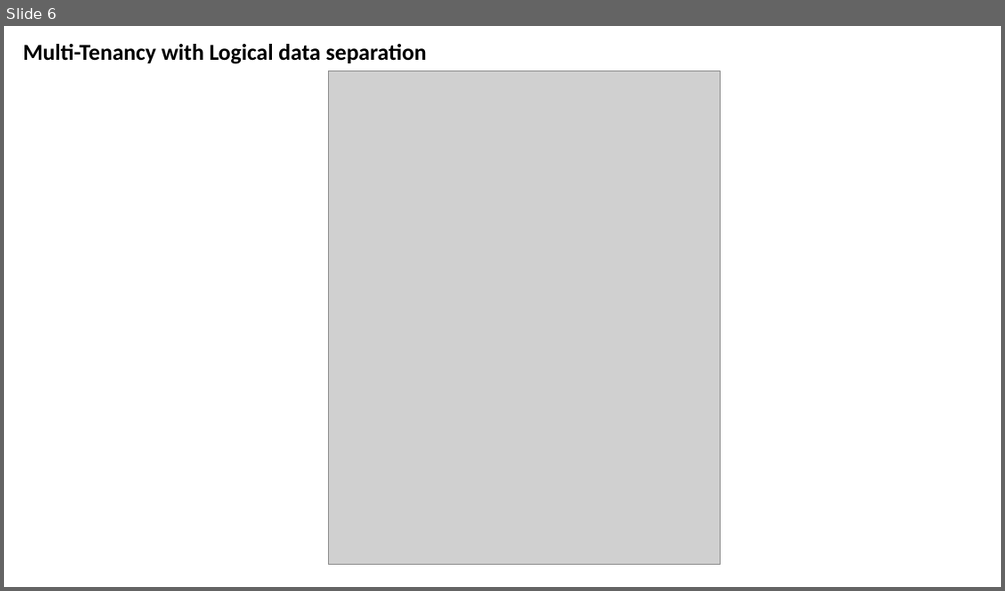
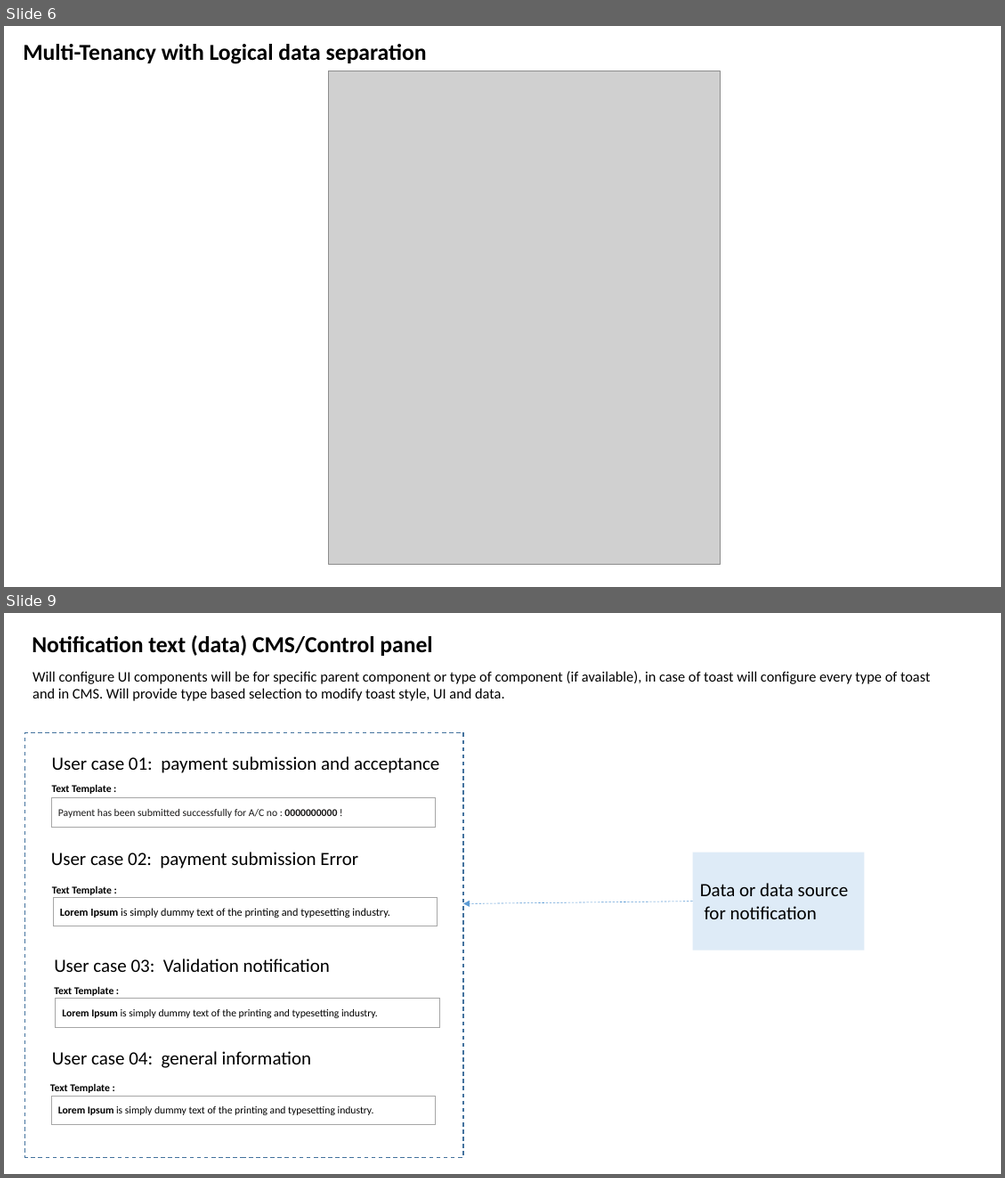
Before and after one commit to Sandeep821/Multi-Tenant-React-App, a slide deck: docs/MultiTenant App.pptx. Shown one above the other, each under a label of ours: slide 6 before the commit, slides 6 and 9 after it; the slides between them are not shown. The pictures are 1005x591 and 1005x1178 pixels, drawn with LibreOffice and Linux fonts; fonts in the diff are those of the drawing; grey boxes stand for pictures. Boxes give left, top, right and bottom in pixels: in the first picture for what was removed or moved away, otherwise in the second. Text is boxed around its words. In the diff, an @@ line names an element or a change of style, - is before the commit and + after.

```diff
--- a/docs/MultiTenant App.pptx
+++ b/docs/MultiTenant App.pptx
@@ slide 9 added at bbox=[4, 613, 1001, 1174], background #FFFFFF @@
@@ title added at bbox=[32, 635, 432, 656], 22 pt, text #000000, bold @@
+Notification text (data) CMS/Control panel
@@ text added at bbox=[32, 671, 930, 701], 14 pt, text #000000 @@
+Will configure UI components will be for specific parent component or type of component (if available), in case of toast will configure every type of toast and in CMS. Will provide type based selection to modify toast style, UI and data.
@@ rectangle added at bbox=[25, 732, 463, 1158], outline #43739E 1 pt dashed @@
@@ text added at bbox=[52, 756, 439, 773], 18 pt, text #000000 @@
+User case 01: payment submission and acceptance
@@ rectangle added at bbox=[51, 798, 436, 826], fill #FFFFFF, outline #A6A6A6 0.25 pt, 10 pt, text #181717 @@
+Payment has been submitted successfully for A/C no : 0000000000 !
@@ text added at bbox=[52, 784, 112, 794], 10 pt, text #000000, bold @@
+Text Template :
@@ text added at bbox=[51, 852, 358, 868], 18 pt, text #000000 @@
+User case 02: payment submission Error
@@ rectangle added at bbox=[693, 852, 865, 950], fill #DEEBF7, 18 pt, text #000000 @@
+Data or data source
+for notification
@@ text added at bbox=[52, 886, 112, 895], 10 pt, text #000000, bold @@
+Text Template :
@@ rectangle added at bbox=[53, 897, 437, 925], fill #FFFFFF, outline #A6A6A6 0.25 pt, 10.5 pt, text #000000 @@
+Lorem Ipsum is simply dummy text of the printing and typesetting industry.
@@ arrow added from (693, 900) to (463, 904), #5B9BD5 0.5 pt dashed @@
@@ text added at bbox=[54, 958, 330, 972], 18 pt, text #000000 @@
+User case 03: Validation notification
@@ text added at bbox=[54, 986, 114, 996], 10 pt, text #000000, bold @@
+Text Template :
@@ rectangle added at bbox=[55, 998, 439, 1027], fill #FFFFFF, outline #A6A6A6 0.25 pt, 10 pt, text #000000 @@
+Lorem Ipsum is simply dummy text of the printing and typesetting industry.
@@ text added at bbox=[52, 1051, 311, 1068], 18 pt, text #000000 @@
+User case 04: general information
@@ text added at bbox=[50, 1084, 110, 1093], 10 pt, text #000000, bold @@
+Text Template :
@@ rectangle added at bbox=[51, 1095, 436, 1124], fill #FFFFFF, outline #A6A6A6 0.25 pt, 10 pt, text #000000 @@
+Lorem Ipsum is simply dummy text of the printing and typesetting industry.
```
Also in this commit, not shown: 1 slide changed, 1 other slide added, 1 other file.
